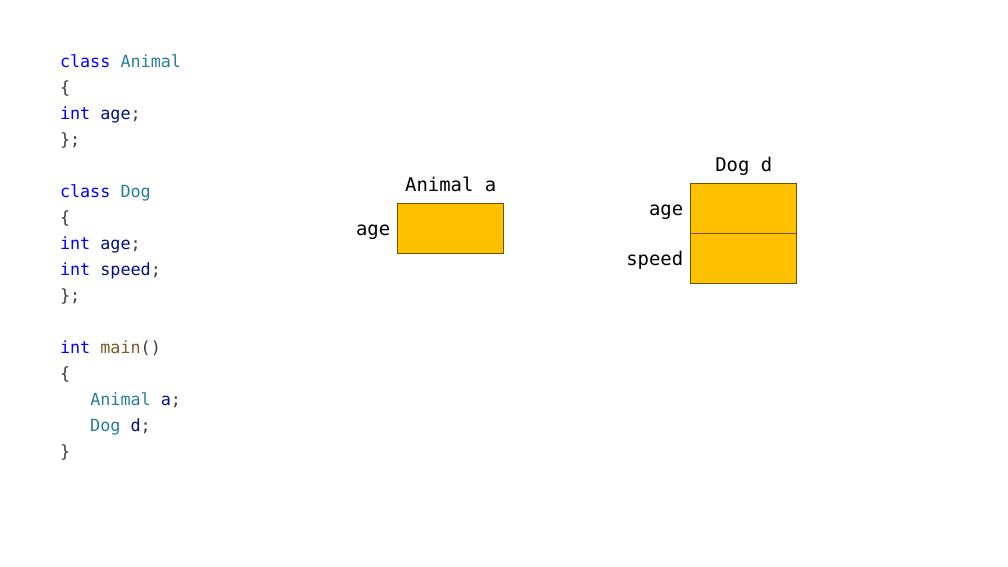
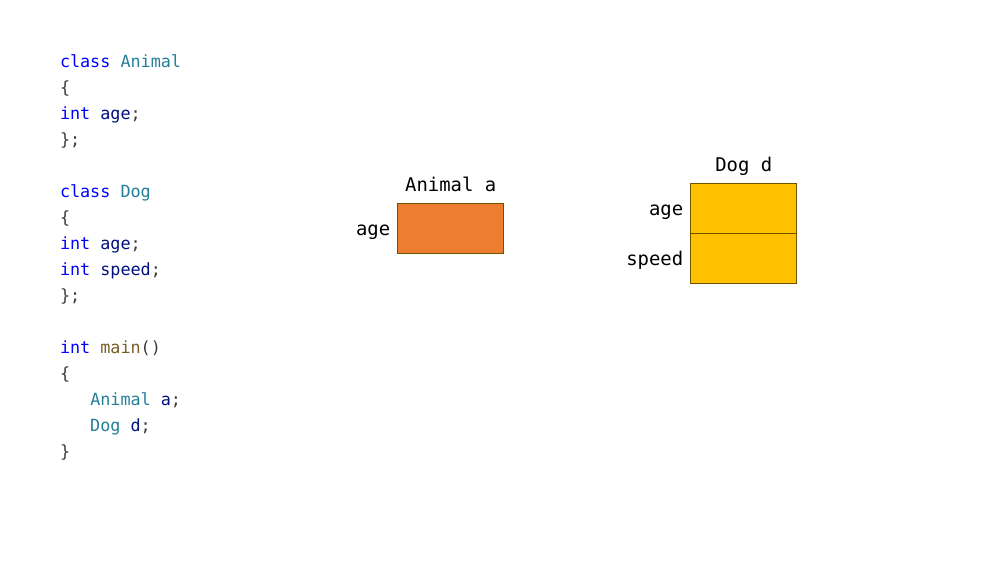
Before and after one commit to yoondev-classroom/cpp_250512, a slide deck: slide 54 of cpp_250512.pptx. Drawn at 1008x567 pixels with LibreOffice and Linux fonts; fonts in the diff are those of the drawing. Boxes give left, top, right and bottom in pixels: in the first picture for what was removed or moved away, otherwise in the second. Text is boxed around its words. In the diff, an @@ line names an element or a change of style, - is before the commit and + after.

```diff
--- a/cpp_250512.pptx
+++ b/cpp_250512.pptx
@@ rectangle at (398,203,504,253): fill #FFC000 to #ED7D31 @@
```
Also in this commit, not shown: 1 slide added, 1 other file.
